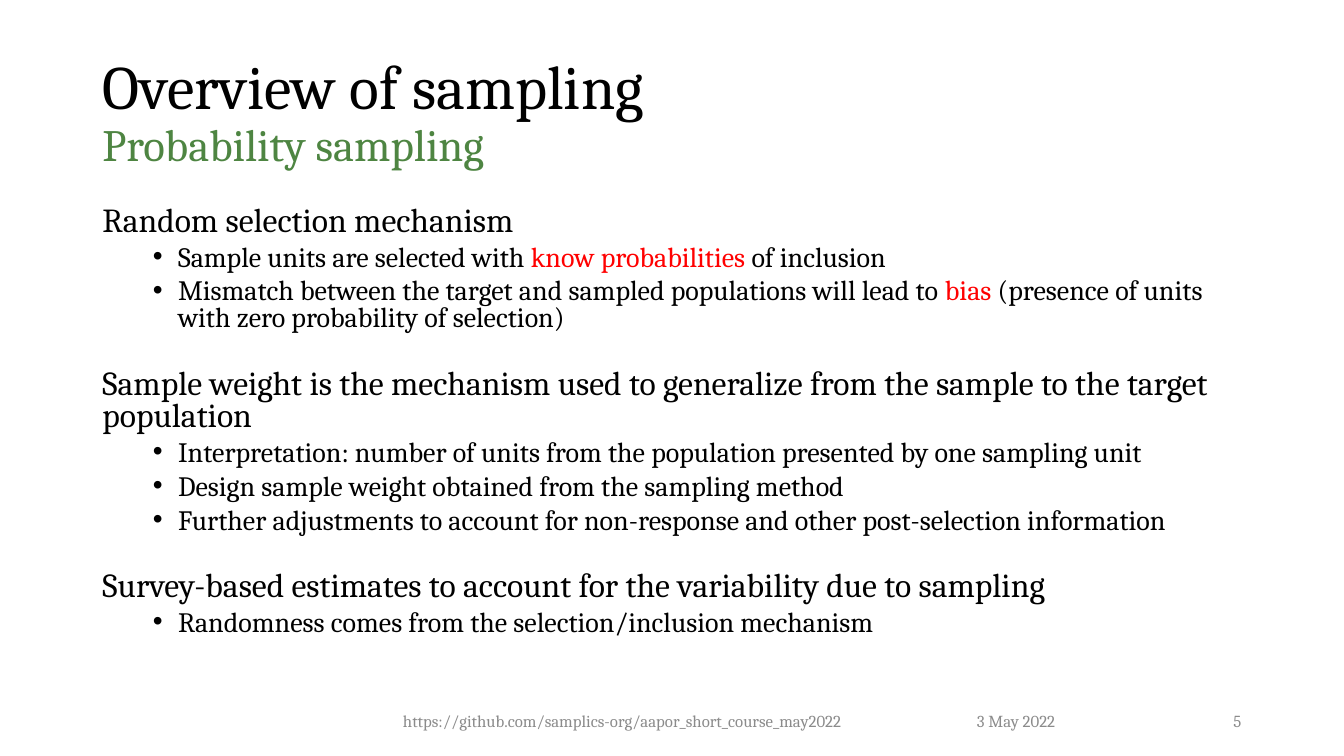
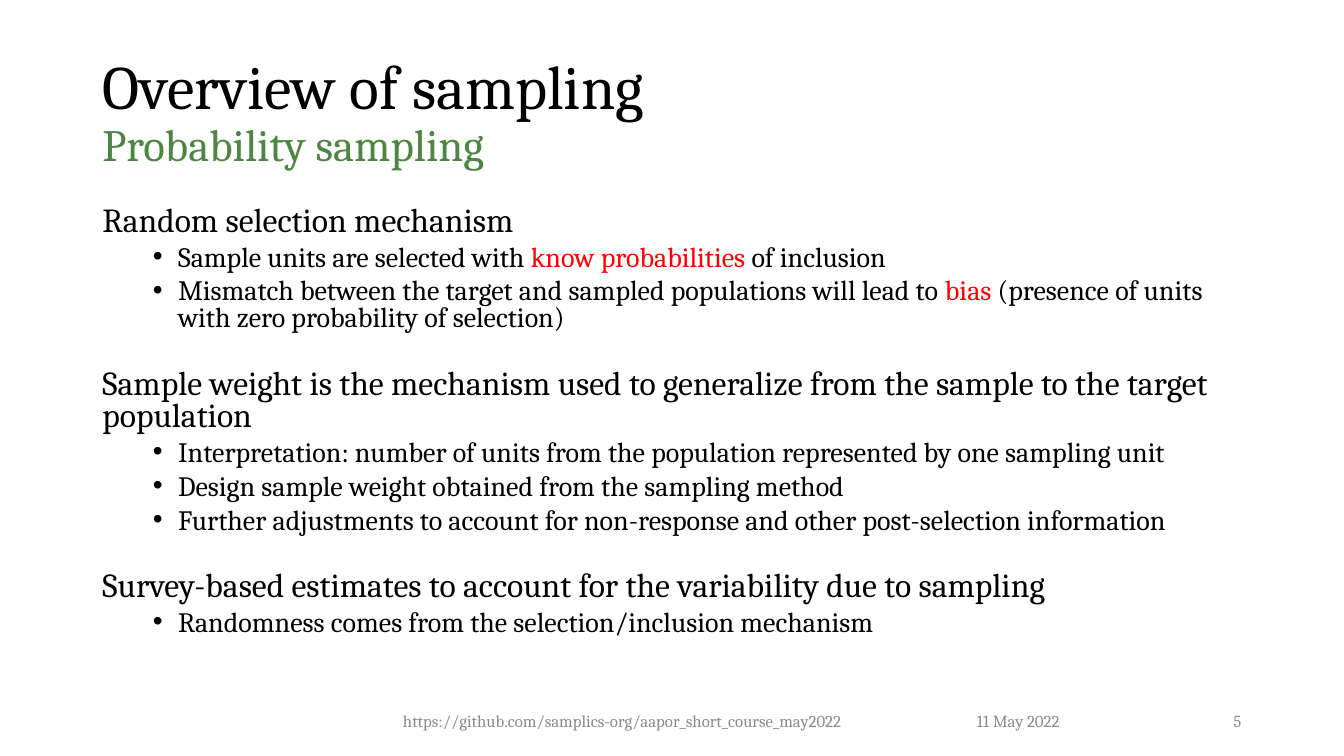
Before and after one commit to dalerhoda/aapor_short_course_may2022, a slide deck: slide 5 of notebooks/4_Introduction_to_Sampling.pptx. Drawn at 1344x756 pixels with LibreOffice and Linux fonts; fonts in the diff are those of the drawing; background and template pictures are left out. Boxes give left, top, right and bottom in pixels: in the first picture for what was removed or moved away, otherwise in the second. Text is boxed around its words. In the diff, an @@ line names an element or a change of style, - is before the commit and + after.

```diff
--- a/notebooks/4_Introduction_to_Sampling.pptx
+++ b/notebooks/4_Introduction_to_Sampling.pptx
@@ text at [178, 442, 1165, 468]: text changed @@
-  • Interpretation: number of units from the population presented by one sampling unit
+  • Interpretation: number of units from the population represented by one sampling unit
@@ text at [977, 716, 1059, 731]: text changed @@
-3 May 2022
+11 May 2022
```
Also in this commit, not shown: 14 other slides changed, 8 other files.
